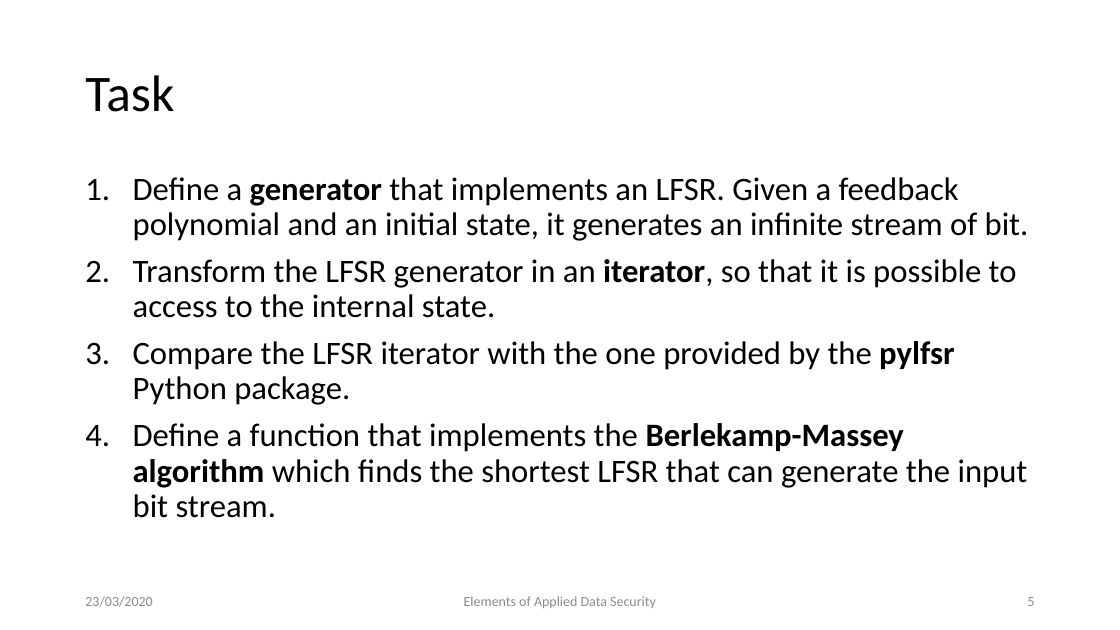
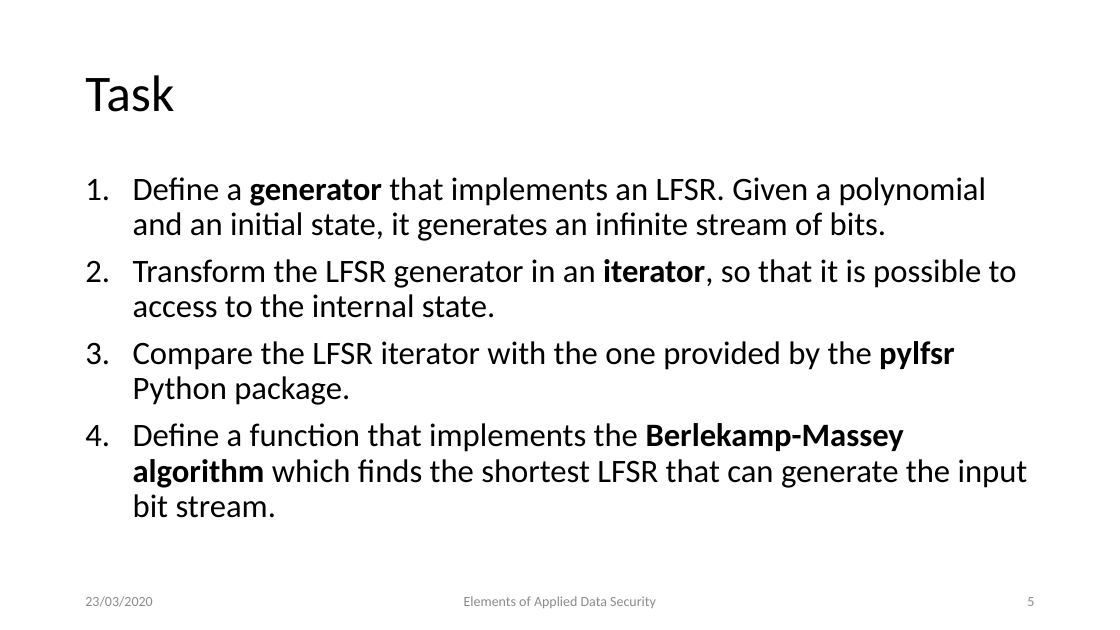
Before and after one commit to regineru/90392-DataSecurity, a slide deck: slide 5 of 2.lfsr/LFSR.pptx. Drawn at 1120x630 pixels with LibreOffice and Linux fonts; fonts in the diff are those of the drawing. Boxes give left, top, right and bottom in pixels: in the first picture for what was removed or moved away, otherwise in the second. Text is boxed around its words. In the diff, an @@ line names an element or a change of style, - is before the commit and + after.

```diff
--- a/2.lfsr/LFSR.pptx
+++ b/2.lfsr/LFSR.pptx
@@ text at (133, 177, 987, 241): text changed @@
-1. Define a generator that implements an LFSR. Given a feedback polynomial and an initial state, it generates an infinite stream of bit.
+1. Define a generator that implements an LFSR. Given a polynomial and an initial state, it generates an infinite stream of bits.
```
Also in this commit, not shown: 1 other slide changed, 2 other files.
